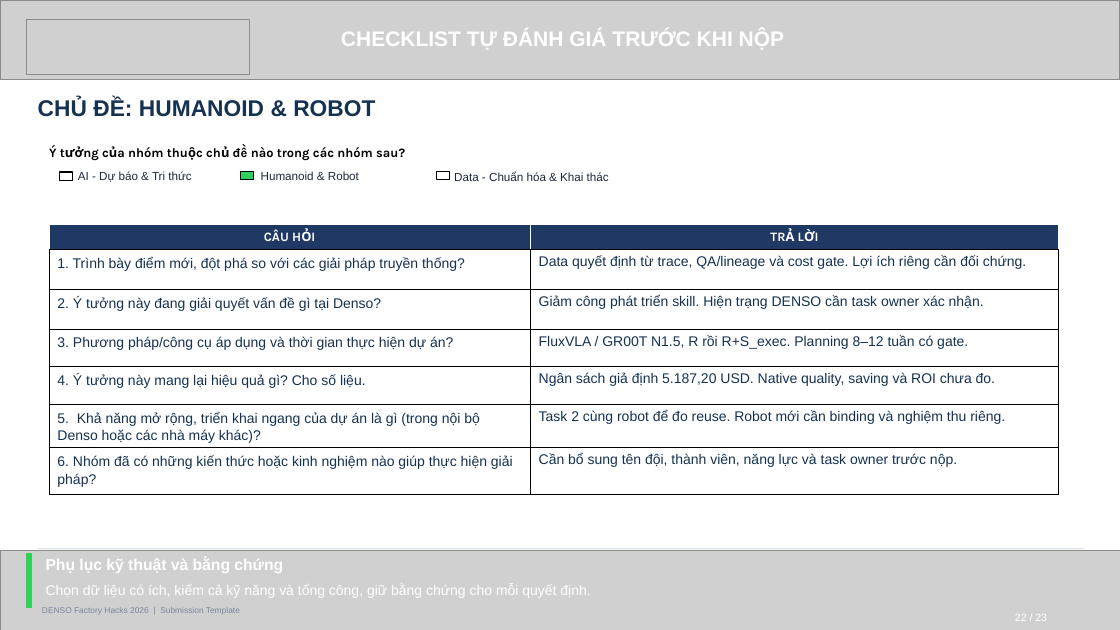
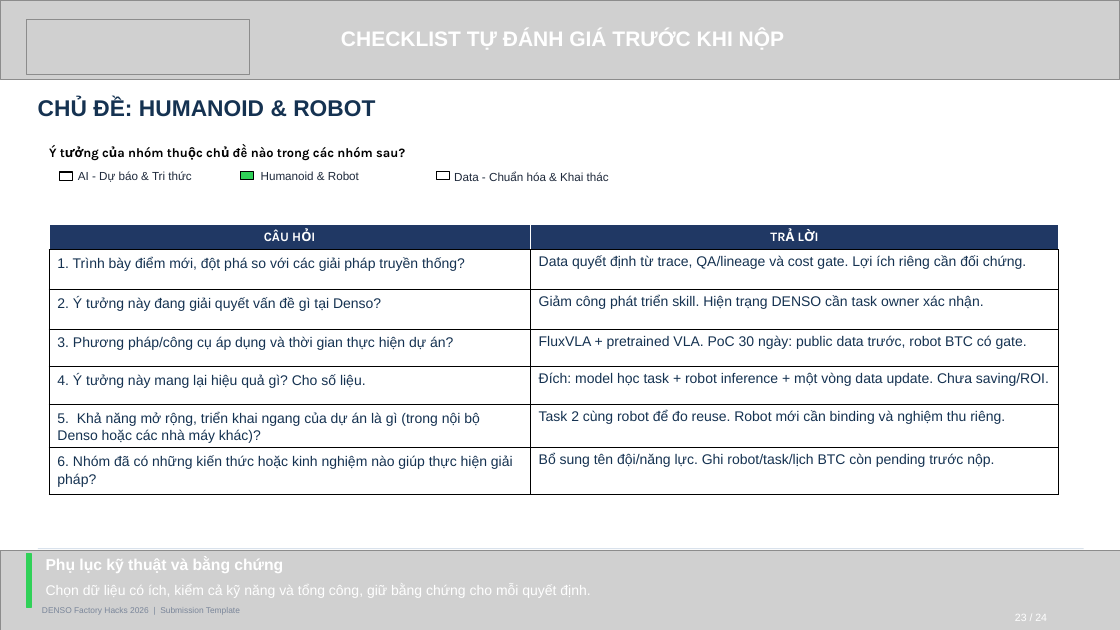
Before and after one commit to hiwe0305/denso-challenge, a slide deck: slide 23 of deliverables/DENSO-Humanoid-Data-Flywheel-2026.pptx (slide 22 before the commit). Drawn at 1120x630 pixels with LibreOffice and Linux fonts; fonts in the diff are those of the drawing; grey boxes stand for pictures. Boxes give left, top, right and bottom in pixels: in the first picture for what was removed or moved away, otherwise in the second. Text is boxed around its words. In the diff, an @@ line names an element or a change of style, - is before the commit and + after.

Commit message:
Clarify 30-day public-data PoC and real-robot demo gates

```diff
--- a/deliverables/DENSO-Humanoid-Data-Flywheel-2026.pptx
+++ b/deliverables/DENSO-Humanoid-Data-Flywheel-2026.pptx
@@ table at box(49, 224, 1059, 494) @@
-row 4, column 2: FluxVLA / GR00T N1.5, R rồi R+S_exec. Planning 8–12 tuần có gate.
+row 4, column 2: FluxVLA + pretrained VLA. PoC 30 ngày: public data trước, robot BTC có gate.
-row 5, column 2: Ngân sách giả định 5.187,20 USD. Native quality, saving và ROI chưa đo.
+row 5, column 2: Đích: model học task + robot inference + một vòng data update. Chưa saving/ROI.
-row 7, column 2: Cần bổ sung tên đội, thành viên, năng lực và task owner trước nộp.
+row 7, column 2: Bổ sung tên đội/năng lực. Ghi robot/task/lịch BTC còn pending trước nộp.
```
Also in this commit, not shown: 19 other slides changed, 4 slides added, 3 slides removed, 18 other files.
